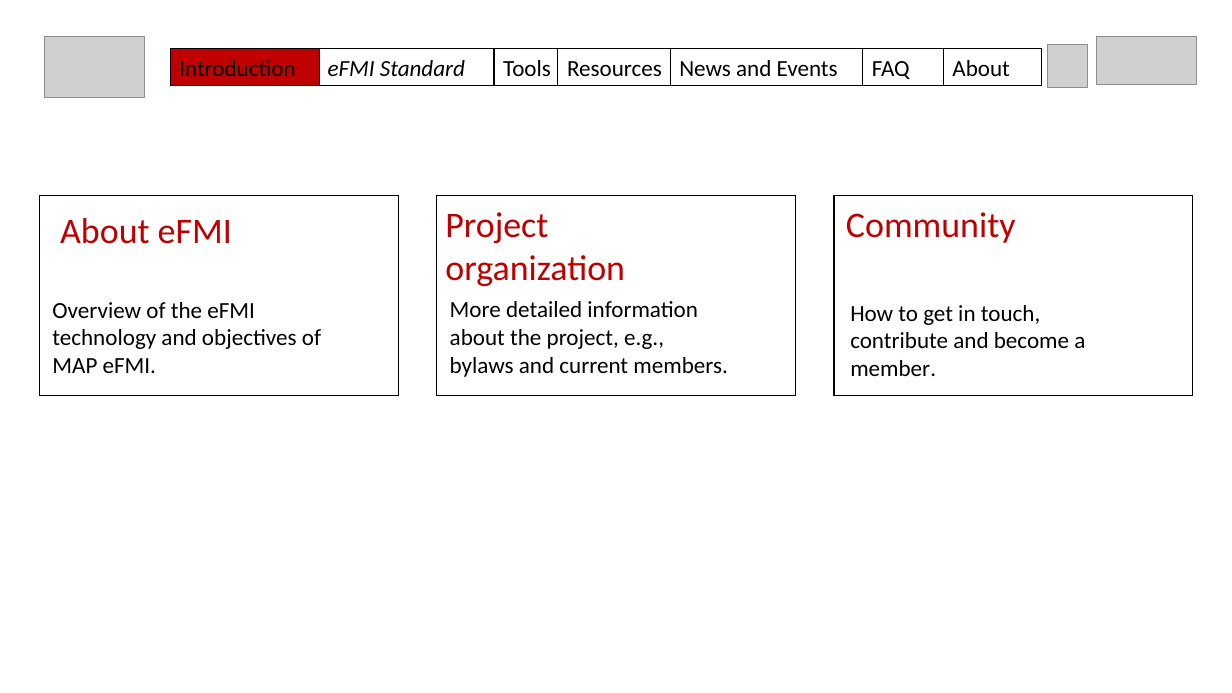
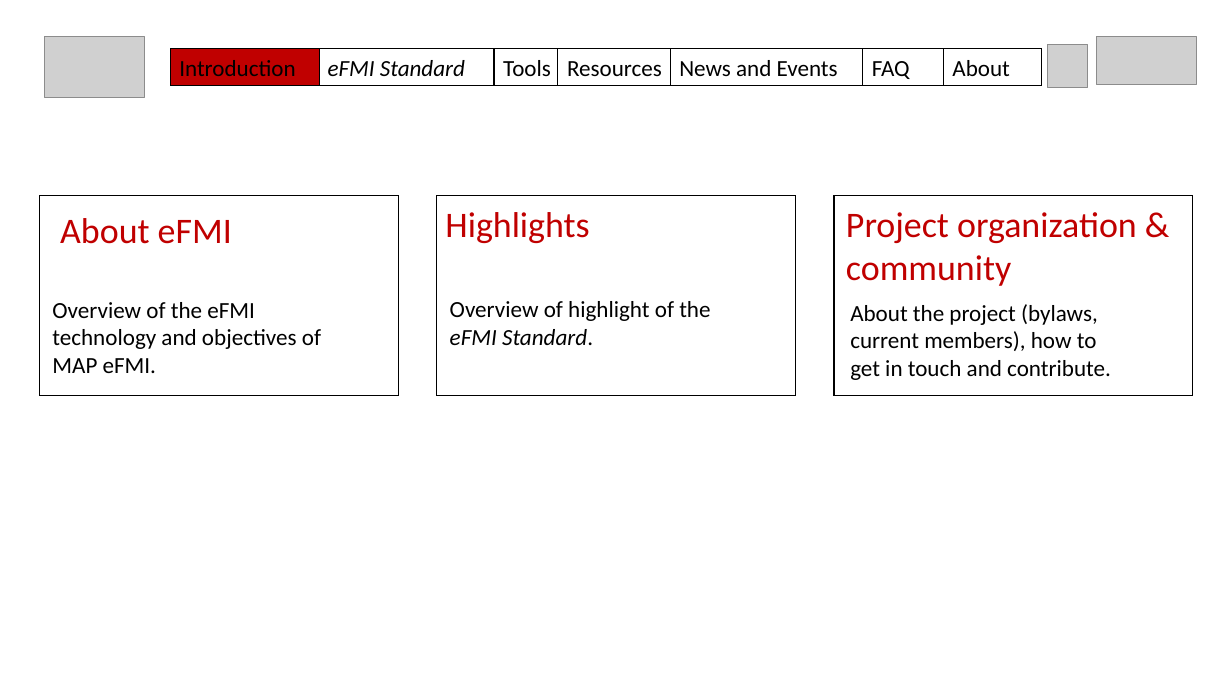
Before and after one commit to modelica/efmi-standard.org, a slide deck: slide 3 of documentation/2022-03-29_MAP-structure-draft.pptx. Drawn at 1232x693 pixels with LibreOffice and Linux fonts; fonts in the diff are those of the drawing; grey boxes stand for pictures. Boxes give left, top, right and bottom in pixels: in the first picture for what was removed or moved away, otherwise in the second. Text is boxed around its words. In the diff, an @@ line names an element or a change of style, - is before the commit and + after.

Commit message:
Added "Introduction" structure and "eFMI highlights" subpage.

```diff
--- a/documentation/2022-03-29_MAP-structure-draft.pptx
+++ b/documentation/2022-03-29_MAP-structure-draft.pptx
@@ text at box(445, 212, 589, 243): text changed @@
-Project organization
+Highlights
@@ text at box(846, 212, 1137, 286): text changed @@
-Community
+Project organization &
+community
@@ text at box(450, 301, 710, 345): text changed @@
-More detailed information about the project, e.g., bylaws and current members.
+Overview of highlight of the eFMI Standard.
@@ text at box(850, 304, 1111, 380): text changed @@
-How to get in touch, contribute and become a member.
+About the project (bylaws, current members), how to get in touch and contribute.
```
Also in this commit, not shown: 1 other slide changed, 19 other files.
